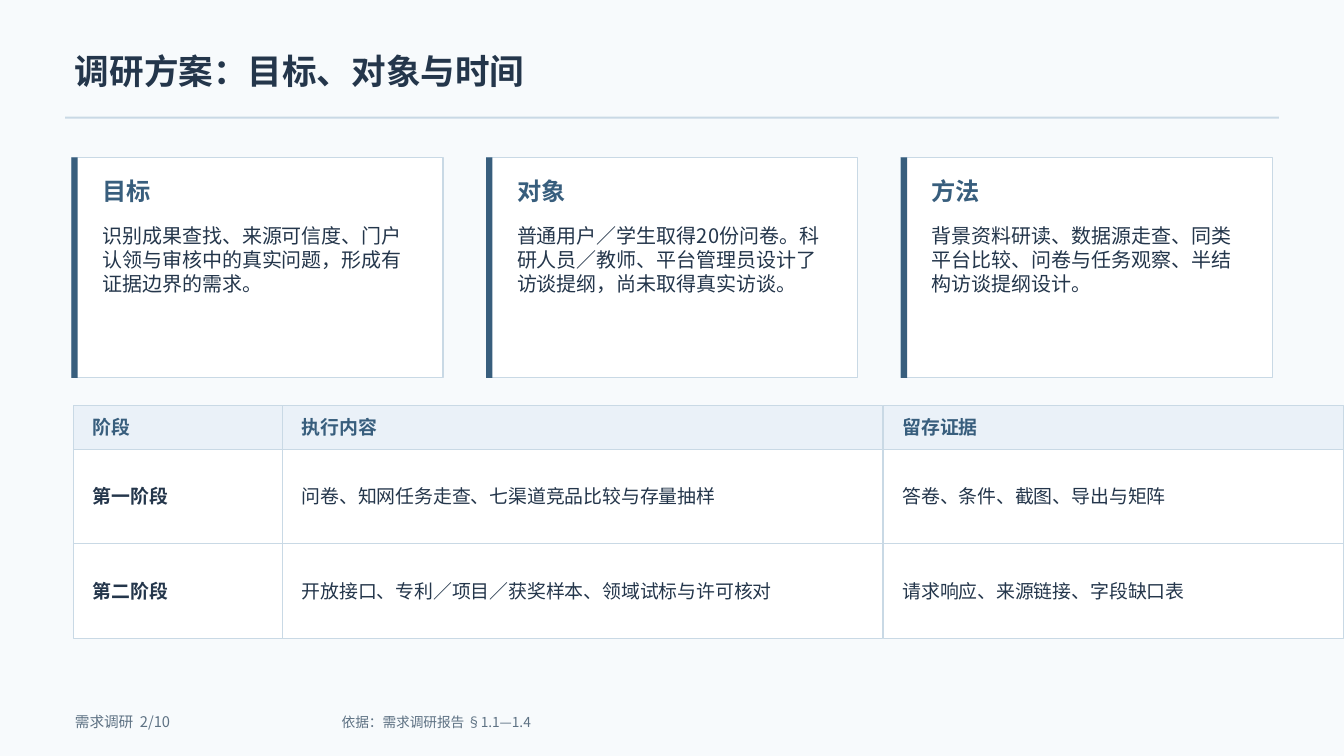
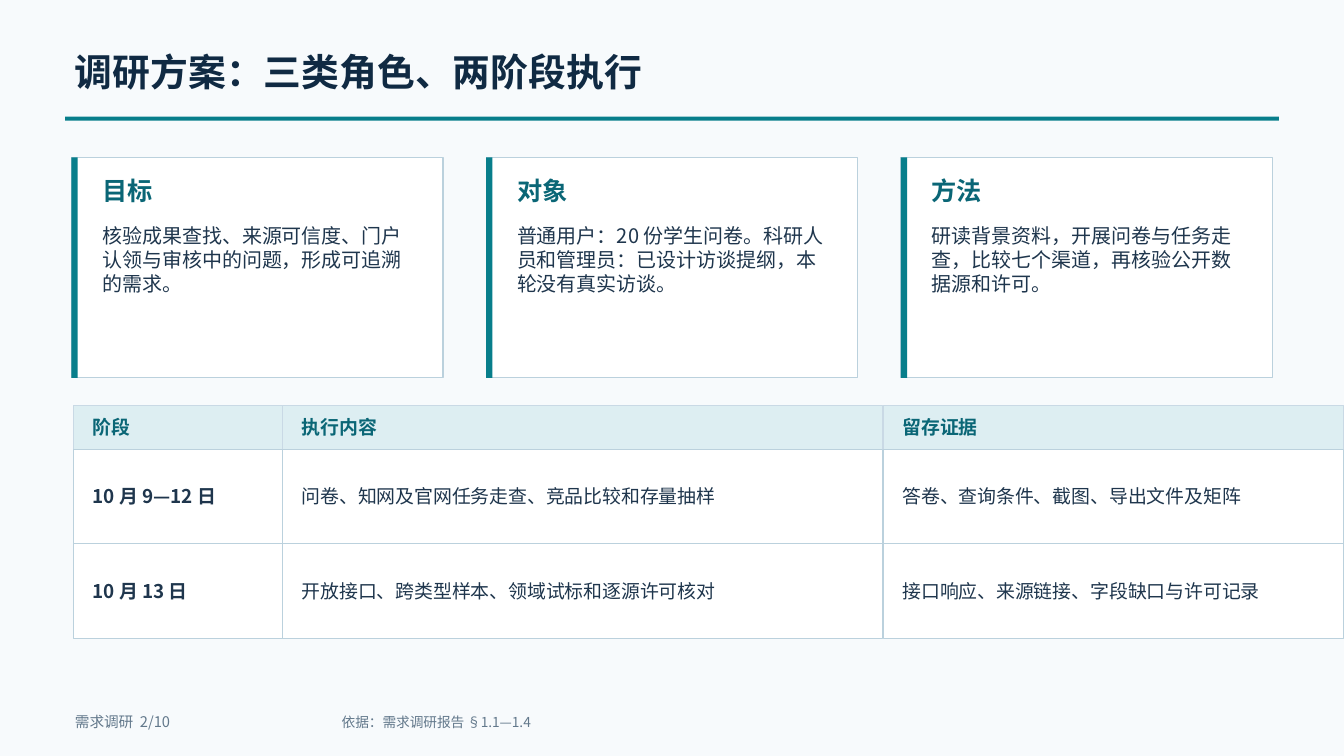
Before and after one commit to retepa1676767/ScholarShare, a slide deck: slide 2 of docs/需求调研/提交版/作业1-学术成果分享平台-需求调研汇报.pptx. Drawn at 1344x756 pixels with LibreOffice and Linux fonts; fonts in the diff are those of the drawing. Boxes give left, top, right and bottom in pixels: in the first picture for what was removed or moved away, otherwise in the second. Text is boxed around its words. In the diff, an @@ line names an element or a change of style, - is before the commit and + after.

```diff
--- a/docs/需求调研/提交版/作业1-学术成果分享平台-需求调研汇报.pptx
+++ b/docs/需求调研/提交版/作业1-学术成果分享平台-需求调研汇报.pptx
@@ text at [75, 53, 642, 90]: text changed; size 24.8 to 27 pt; text colour #24364B to #102A43 @@
-调研方案：目标、对象与时间
+调研方案：三类角色、两阶段执行
@@ rectangle at [66, 117, 1279, 121]: fill #C9D9E5 to #087E8B @@
@@ fill #385E7D to #087E8B in 3 elements at [72, 157, 78, 378], [486, 157, 492, 378], [901, 157, 907, 378] @@
@@ size 17.2 to 18 pt, text colour #385E7D to #0A6676 in 3 elements at [102, 178, 152, 203], [517, 178, 567, 203], [932, 178, 982, 202] @@
@@ text at [102, 226, 402, 293]: text changed; text colour #24364B to #1F364D @@
-识别成果查找、来源可信度、门户认领与审核中的真实问题，形成有证据边界的需求。
+核验成果查找、来源可信度、门户认领与审核中的问题，形成可追溯的需求。
@@ text at [517, 226, 824, 293]: text changed; text colour #24364B to #1F364D @@
-普通用户／学生取得20份问卷。科研人员／教师、平台管理员设计了访谈提纲，尚未取得真实访谈。
+普通用户：20 份学生问卷。科研人员和管理员：已设计访谈提纲，本轮没有真实访谈。
@@ text at [932, 226, 1232, 293]: text changed; text colour #24364B to #1F364D @@
-背景资料研读、数据源走查、同类平台比较、问卷与任务观察、半结构访谈提纲设计。
+研读背景资料，开展问卷与任务走查，比较七个渠道，再核验公开数据源和许可。
@@ fill #EAF1F8 to #DDEEF2 in 3 elements at [74, 405, 282, 450], [282, 405, 883, 450], [883, 405, 1344, 450] @@
@@ text colour #385E7D to #0A6676 in 3 elements at [93, 418, 131, 436], [302, 418, 377, 436], [902, 418, 977, 436] @@
@@ text at [93, 488, 216, 505]: text changed; text colour #24364B to #1F364D @@
-第一阶段
+10 月 9—12 日
@@ text at [302, 487, 716, 505]: text changed; text colour #24364B to #1F364D @@
-问卷、知网任务走查、七渠道竞品比较与存量抽样
+问卷、知网及官网任务走查、竞品比较和存量抽样
@@ text at [902, 487, 1240, 505]: text changed; text colour #24364B to #1F364D @@
-答卷、条件、截图、导出与矩阵
+答卷、查询条件、截图、导出文件及矩阵
@@ outline #C9D9E5 0.75 pt to #BBD1DD 0.75 pt in 9 elements at [72, 157, 444, 378], [486, 157, 858, 378], [901, 157, 1273, 378], [74, 450, 282, 544], [282, 450, 883, 544], [883, 450, 1344, 544], [74, 544, 282, 639], [282, 544, 883, 639], [883, 544, 1344, 639] @@
@@ text at [93, 583, 188, 600]: text changed; text colour #24364B to #1F364D @@
-第二阶段
+10 月 13 日
@@ text at [302, 582, 716, 600]: text changed; text colour #24364B to #1F364D @@
-开放接口、专利／项目／获奖样本、领域试标与许可核对
+开放接口、跨类型样本、领域试标和逐源许可核对
@@ text at [902, 582, 1259, 600]: text changed; text colour #24364B to #1F364D @@
-请求响应、来源链接、字段缺口表
+接口响应、来源链接、字段缺口与许可记录
```
Also in this commit, not shown: 9 other slides changed, 1 other file.
